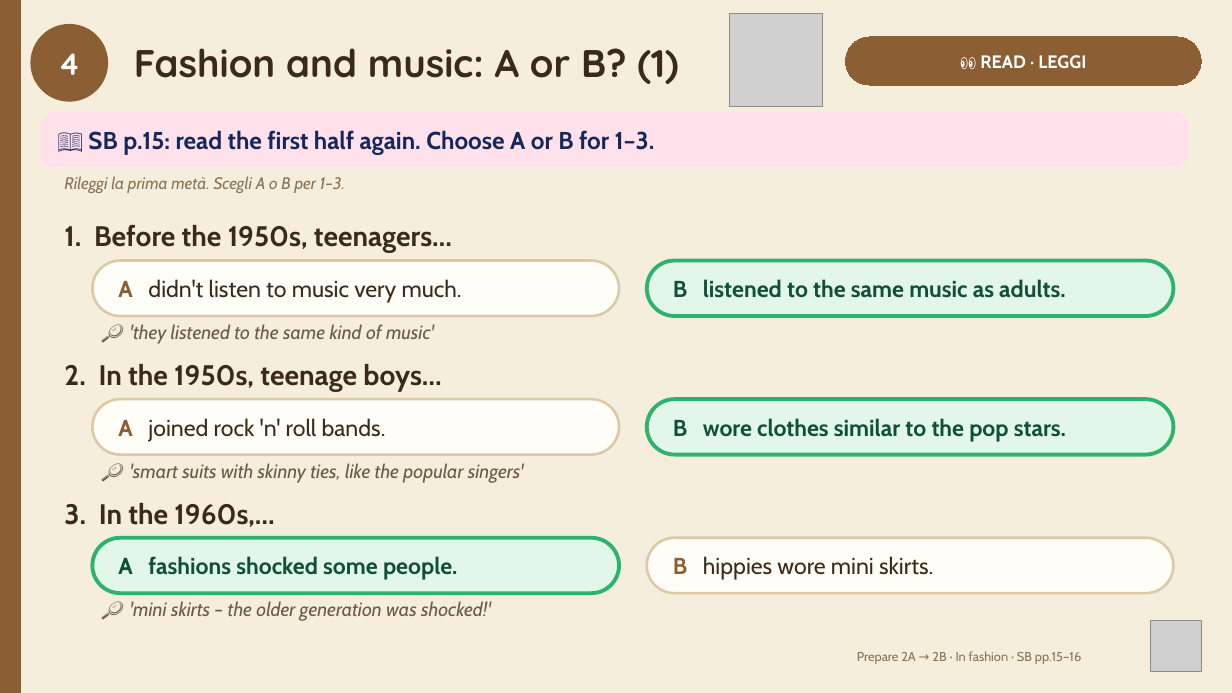
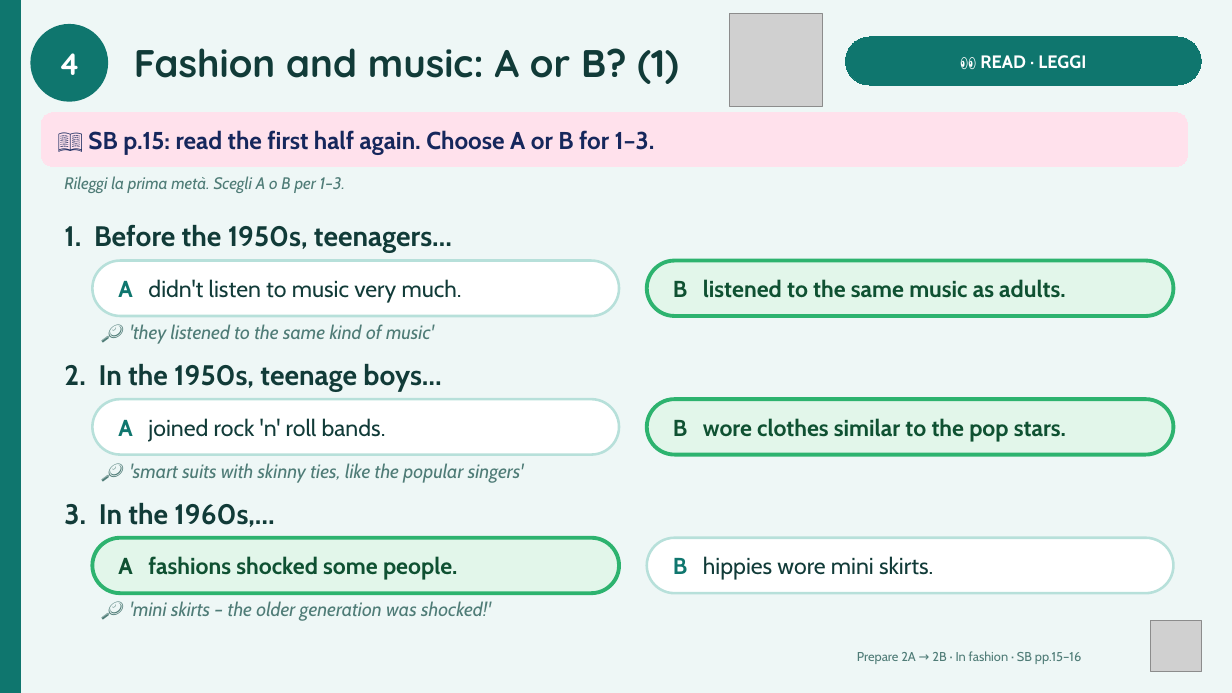
Before and after one commit to londonlanguageschool/Bagheria-, a slide deck: slide 4 of materials/PREP/PREP_2A-2B_In_fashion_then_and_now.pptx. Drawn at 1232x693 pixels with LibreOffice and Linux fonts; fonts in the diff are those of the drawing; grey boxes stand for pictures. Boxes give left, top, right and bottom in pixels: in the first picture for what was removed or moved away, otherwise in the second. Text is boxed around its words. In the diff, an @@ line names an element or a change of style, - is before the commit and + after.

```diff
--- a/materials/PREP/PREP_2A-2B_In_fashion_then_and_now.pptx
+++ b/materials/PREP/PREP_2A-2B_In_fashion_then_and_now.pptx
@@ background #F5EEDD to #EEF7F6 @@
@@ rectangle at [0,0,20,693]: fill #8B5E34 to #0F766E; outline #8B5E34 1 pt to #0F766E 1 pt @@
@@ ellipse "4" at [32,26,106,100]: fill #8B5E34 to #0F766E; outline #8B5E34 3 pt to #0F766E 3 pt @@
@@ rounded rectangle "👀 READ · LEGGI" at [846,37,1202,85]: fill #8B5E34 to #0F766E; outline #8B5E34 0.75 pt to #0F766E 0.75 pt @@
@@ text "Rileggi la prima metà. Scegli ..." at [64,176,345,193]: text colour #8B7355 to #4F7C77 @@
@@ rounded rectangle "A didn't listen to music ..." at [92,261,619,316]: text colour #8B5E34 to #0F766E in "A"; text colour #3B2A1A to #113B38; fill #FFFDF7 to #FFFFFF; outline #DCC9A6 2 pt to #B7E0DA 2 pt @@
@@ rounded rectangle "A joined rock 'n' roll ..." at [92,399,619,455]: text colour #8B5E34 to #0F766E in "A"; text colour #3B2A1A to #113B38; fill #FFFDF7 to #FFFFFF; outline #DCC9A6 2 pt to #B7E0DA 2 pt @@
@@ text colour #3B2A1A to #113B38 in 4 elements at [134,48,678,84], [64,225,452,253], [64,364,441,391], [64,503,274,527] @@
@@ rounded rectangle "B hippies wore mini skirts." at [647,538,1174,593]: text colour #8B5E34 to #0F766E in "B"; text colour #3B2A1A to #113B38; fill #FFFDF7 to #FFFFFF; outline #DCC9A6 2 pt to #B7E0DA 2 pt @@
@@ text colour #6B5A45 to #4F7C77 in 3 elements at [130,324,434,344], [130,463,524,482], [130,601,491,621] @@
@@ text "Prepare 2A → 2B · ..." at [857,651,1081,664]: text colour #8B7355 to #4F7C77 @@
```
Also in this commit, not shown: 9 other slides changed, 1 slide added, 19 other files.
